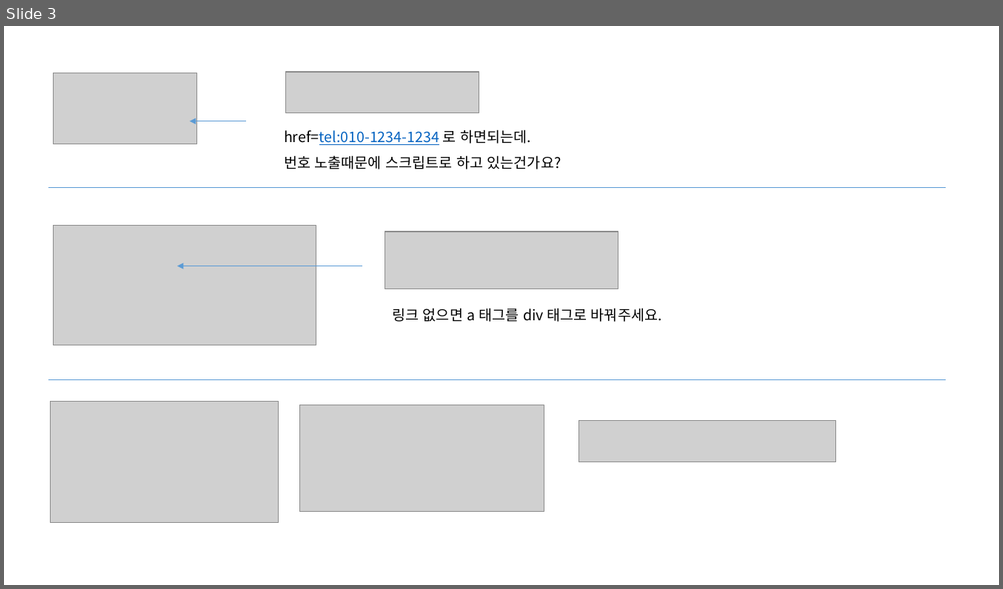
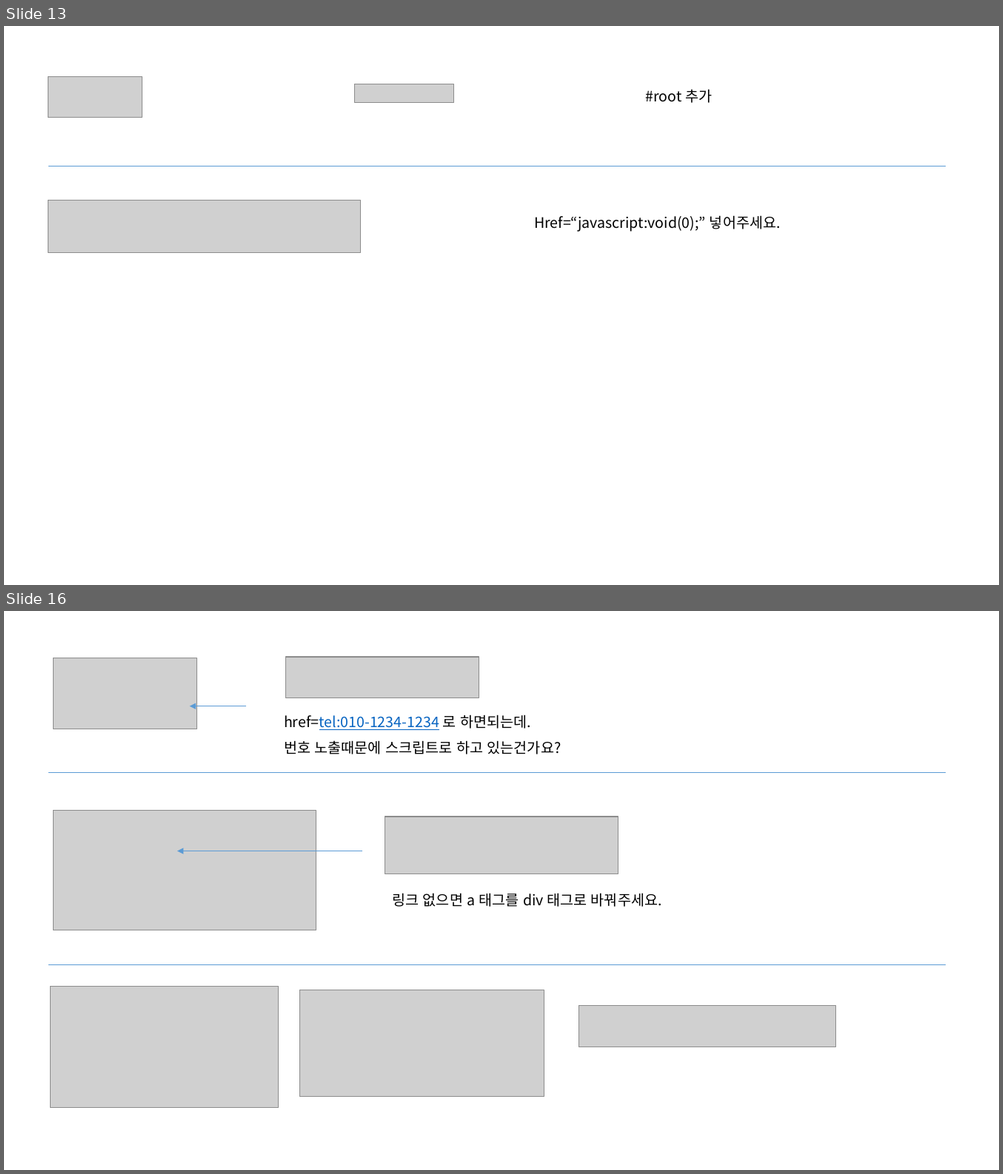
Before and after one commit to jeoungGyy/sejong, a slide deck: ppt/웹접근성 오류 체크(운영).pptx. Shown one above the other, each under a label of ours: slide 3 before the commit, slides 13 and 16 after it; the slides between them are not shown. The pictures are 1003x589 and 1003x1174 pixels, drawn with LibreOffice and Linux fonts; fonts in the diff are those of the drawing; grey boxes stand for pictures. Boxes give left, top, right and bottom in pixels: in the first picture for what was removed or moved away, otherwise in the second. Text is boxed around its words. In the diff, an @@ line names an element or a change of style, - is before the commit and + after.

```diff
--- a/ppt/웹접근성 오류 체크(운영).pptx
+++ b/ppt/웹접근성 오류 체크(운영).pptx
@@ slide 13 added at (4,26,999,585), background #FFFFFF @@
@@ picture added at (48,77,142,118) @@
@@ picture added at (355,84,453,103) @@
@@ text added at (645,89,711,103), 14 pt, text #000000 @@
+#root 추가
@@ line added from (48, 167) to (945, 167), #5B9BD5 0.5 pt @@
@@ picture added at (48,201,361,253) @@
@@ text added at (534,215,780,232), 14 pt, text #000000 @@
+Href=“javascript:void(0);” 넣어주세요.
@@ what was slide 3 is now slide 16 @@
```
Also in this commit, not shown: 1 slide changed, 18 other slides added, 2 slides removed, 4 other files.
